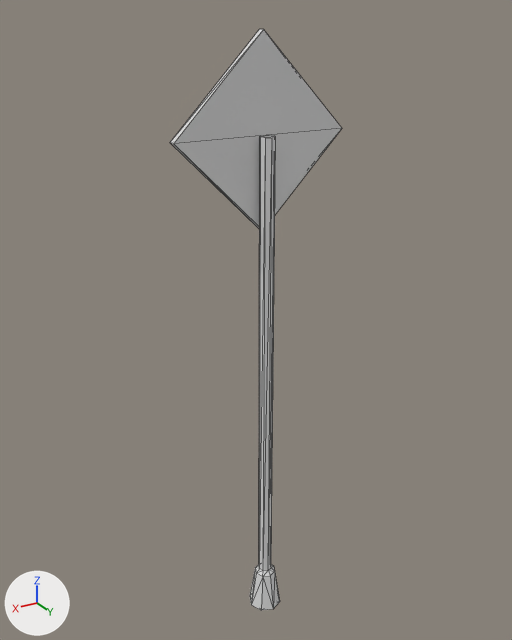
The glTF model public/models/traffic-sign-rhomb.glb: old version first, new version second.
Rendered twice from a camera (50 mm lens) standing at (1.4, 2.24, 2.61) and looking at (0.0, -0.08, 1.44). The lights are fixed; the arrows at lower left show +X, +Y and +Z. Mesh edges are drawn as thin lines. Where no turn or scale is listed for an object, it has been applied to the vertices.

Names of what the first picture shows: 'traffic-sign-rhomb'.
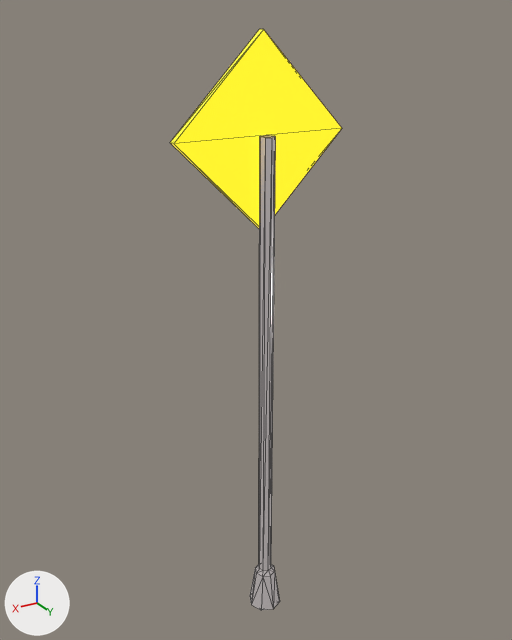
Boxes (x1, y1, x2, y2) around the edits, measured in the pictures (512 x 640 px):
'traffic-sign-rhomb', recoloured (grey to yellow)
    both: (170, 29, 342, 610)

What the commit changed:
Picture 'base' (img_base) is new.
Material 'LOWPOLY-COLORS.001' (mat_lowpoly_colors_001) is new.
Uses the picture img_base.
me_traffic_sign_rhomb has 40 vertices, 72 faces and spans x -0.36..0.36, y -0.08..0.08, z 0.0..2.56.
me_traffic_sign_rhomb no longer uses material mat_lowpoly_colors (white #e7e7e7).
me_traffic_sign_rhomb now uses material mat_lowpoly_colors_001.
